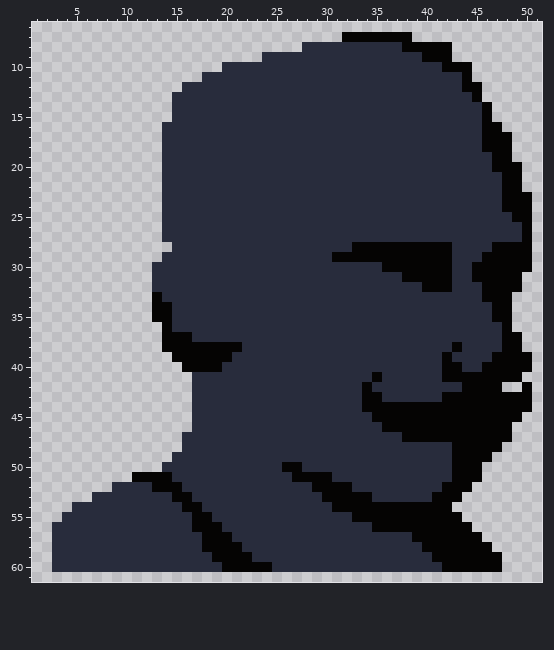
A pixel-art sprite gets an edit: Assets/Art/Actors/Portraits/mustache.png. The first picture shows the starting point.
The file is 64x64 pixels. Shown: x 1..51, y 6..61.
Now the later version:
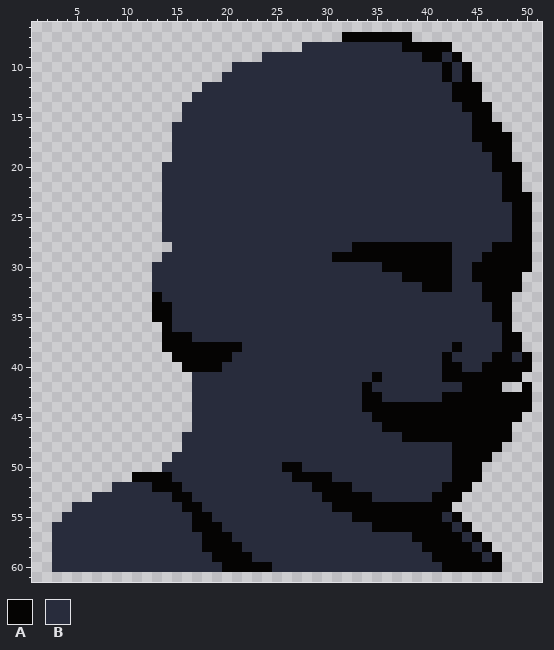
Palette (. is transparent): A #050403  B #282c3c
Edits made:
y 9: x 42..43 A. -> BA
y 10: x 20 B -> .; x 43 A -> B
y 11: x 18..19 BB -> ..; x 42 B -> A
y 12: x 16..17 BB -> ..; x 43 B -> A
y 13: x 15..16 BB -> ..; x 43..44 BB -> AA
y 14: x 15 B -> .; x 44..45 BB -> AA
y 15: x 15 B -> .; x 45 B -> A
y 16..17: x 14 B -> .; x 45 B -> A
y 18..19: x 14 B -> .
y 24: x 48 A -> B
y 26..27: x 49 B -> A
y 39: x 49 A -> B
y 55: x 42 A -> B
y 56: x 43 A -> B
y 57: x 44 A -> B
y 58: x 45 A -> B
y 59: x 46 A -> B
Boxes around the changes in both pictures, in picture pixels (x1, y1, x2, y2):
changed: (442, 52, 482, 142)
erased: (162, 62, 232, 162)
changed: (502, 202, 522, 242)
changed: (512, 352, 522, 362)
changed: (442, 512, 492, 562)
